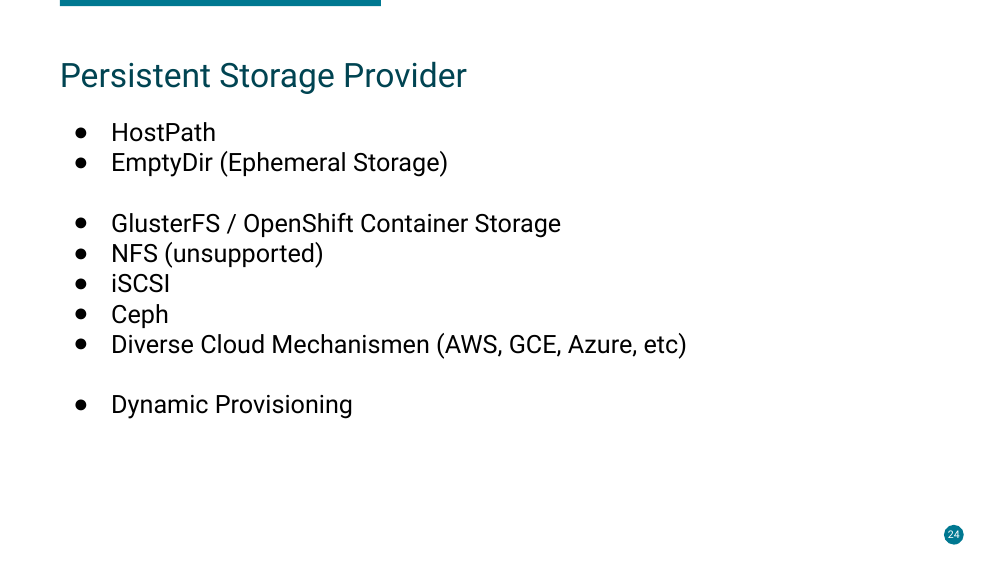
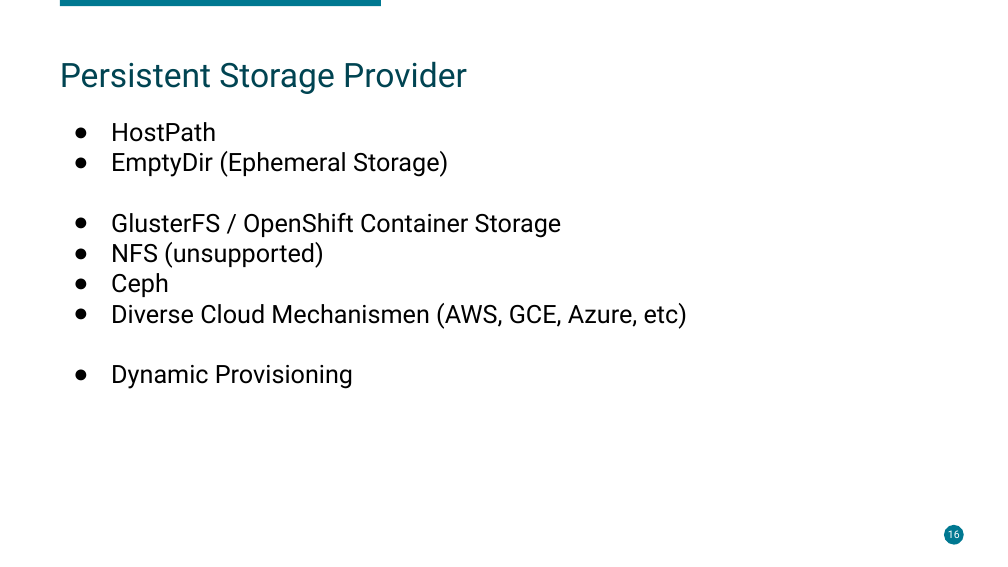
Before and after one commit to lukeelten/openshift-slac, a slide deck: slide 16 of Enterprise Container Management.odp (slide 24 before the commit). Drawn at 1008x567 pixels with LibreOffice and Linux fonts; fonts in the diff are those of the drawing; background and template pictures are left out. Boxes give left, top, right and bottom in pixels: in the first picture for what was removed or moved away, otherwise in the second. Text is boxed around its words. In the diff, an @@ line names an element or a change of style, - is before the commit and + after.

```diff
--- a/Enterprise Container Management.odp
+++ b/Enterprise Container Management.odp
@@ text at (111, 274, 170, 293): paragraph removed @@
-● iSCSI
@@ page number at (948, 530, 960, 538): text changed @@
-24
+16
```
Also in this commit, not shown: 6 other slides changed, 9 slides added, 10 slides removed.
